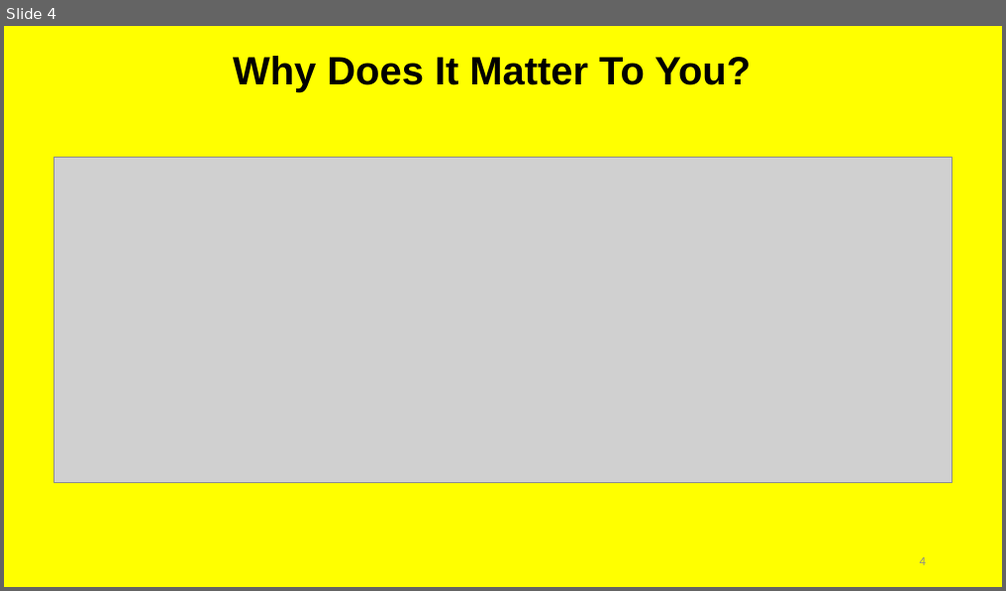
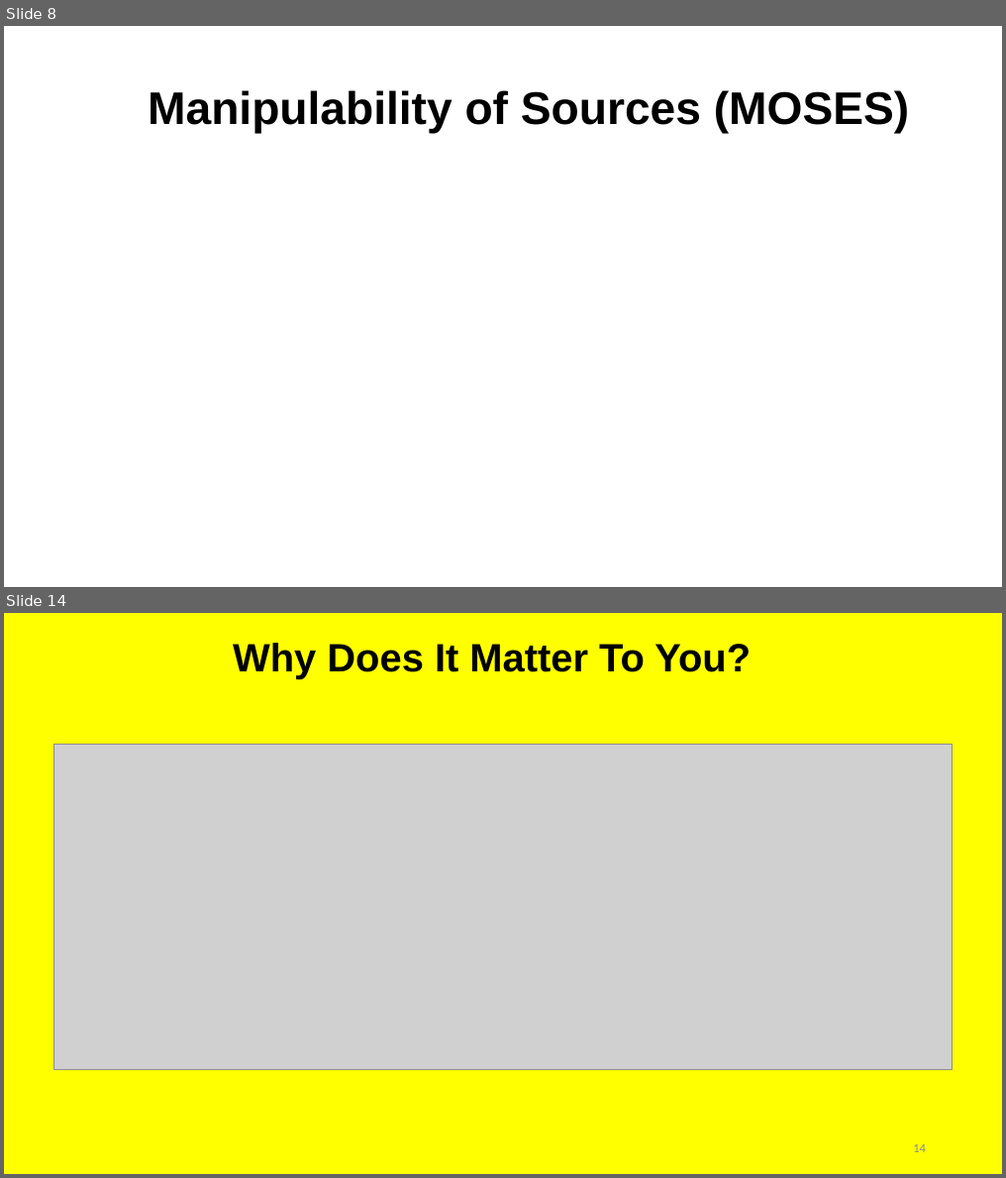
Before and after one commit to irregularchat/Counter_Malign_Information_Training, a slide deck: Counter_Malign_Information/4-Implement-For_Instructors/Lesson_Plans/Lesson_05-Identify_Malign_Information/Audio_Visual-Identify_Misinformation/Instructor-Lesson_Slide-Identify_Misinformation.pptx. Shown one above the other, each under a label of ours: slide 4 before the commit, slides 8 and 14 after it; the slides between them are not shown. The pictures are 1006x591 and 1006x1178 pixels, drawn with LibreOffice and Linux fonts; fonts in the diff are those of the drawing; grey boxes stand for pictures. Boxes give left, top, right and bottom in pixels: in the first picture for what was removed or moved away, otherwise in the second. Text is boxed around its words. In the diff, an @@ line names an element or a change of style, - is before the commit and + after.

```diff
--- a/Counter_Malign_Information/4-Implement-For_Instructors/Lesson_Plans/Lesson_05-Identify_Malign_Information/Audio_Visual-Identify_Misinformation/Instructor-Lesson_Slide-Identify_Misinformation.pptx
+++ b/Counter_Malign_Information/4-Implement-For_Instructors/Lesson_Plans/Lesson_05-Identify_Malign_Information/Audio_Visual-Identify_Misinformation/Instructor-Lesson_Slide-Identify_Misinformation.pptx
@@ slide 8 added at (x1=4, y1=26, x2=1002, y2=587), background #FFFFFF @@
@@ title added at (x1=148, y1=90, x2=909, y2=134), 44 pt, text #000000, bold @@
+Manipulability of Sources (MOSES)
@@ what was slide 4 is now slide 14 @@
@@ page number at (x1=913, y1=1145, x2=926, y2=1153): text changed @@
-4
+14
```
Also in this commit, not shown: 1 slide changed, 11 other slides added, 2 slides removed, 1 other file.
